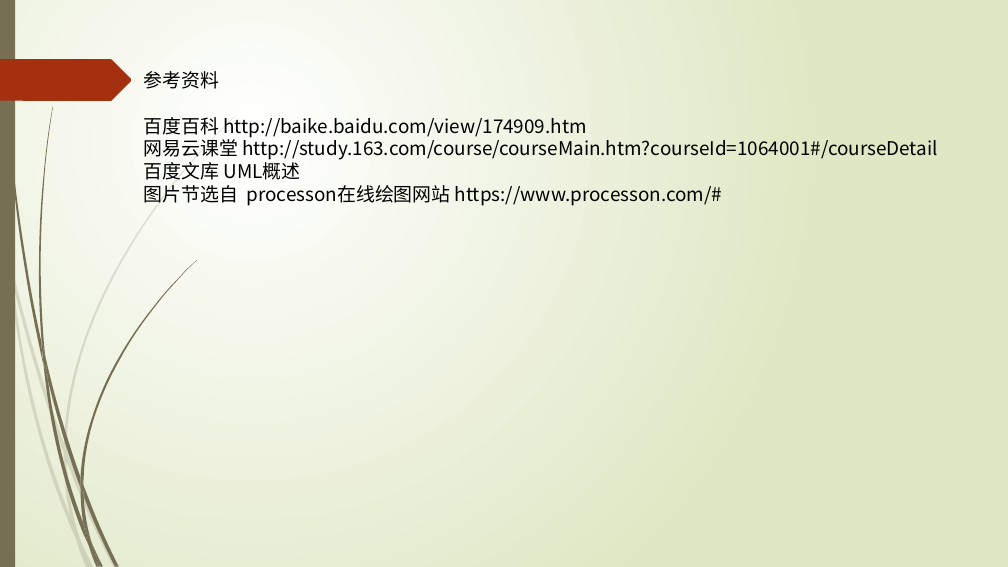
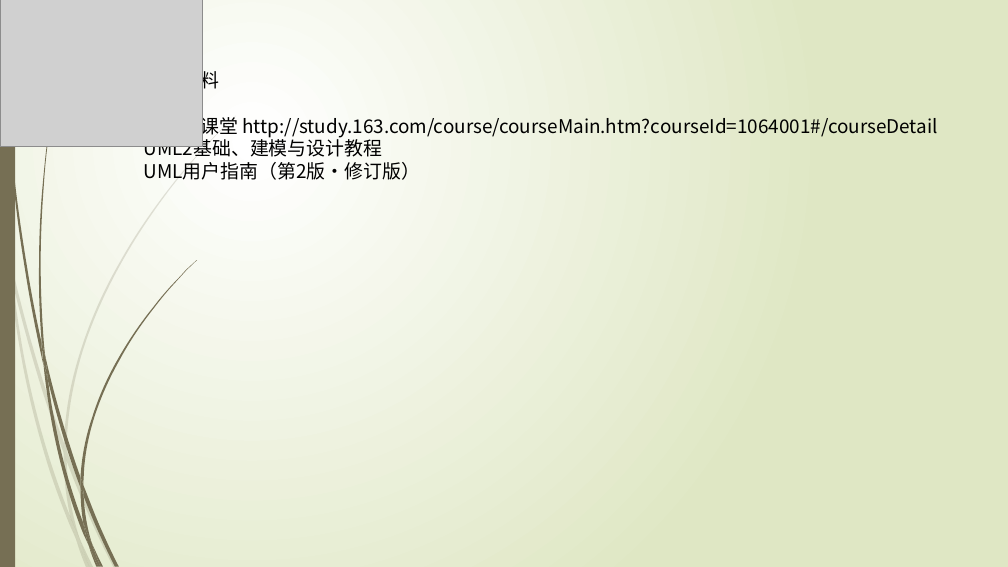
Before and after one commit to rjgcG7/SRS, a slide deck: slide 13 of UML概述.pptx. Drawn at 1008x567 pixels with LibreOffice and Linux fonts; fonts in the diff are those of the drawing; grey boxes stand for pictures. Boxes give left, top, right and bottom in pixels: in the first picture for what was removed or moved away, otherwise in the second. Text is boxed around its words. In the diff, an @@ line names an element or a change of style, - is before the commit and + after.

Commit message:
uml概述ppt修改、uml工具ppt

```diff
--- a/UML概述.pptx
+++ b/UML概述.pptx
@@ picture added at (0, 0, 203, 147) @@
@@ text at (144, 117, 586, 138): paragraph removed @@
-百度百科 http://baike.baidu.com/view/174909.htm
@@ text at (144, 136, 421, 180): text changed @@
-百度文库 UML概述
-图片节选自 processon在线绘图网站 https://www.processon.com/#
+UML2基础、建模与设计教程
+UML用户指南（第2版·修订版）
```
Also in this commit, not shown: 12 other slides changed, 2 slides added, 1 slide removed, 1 other file.
